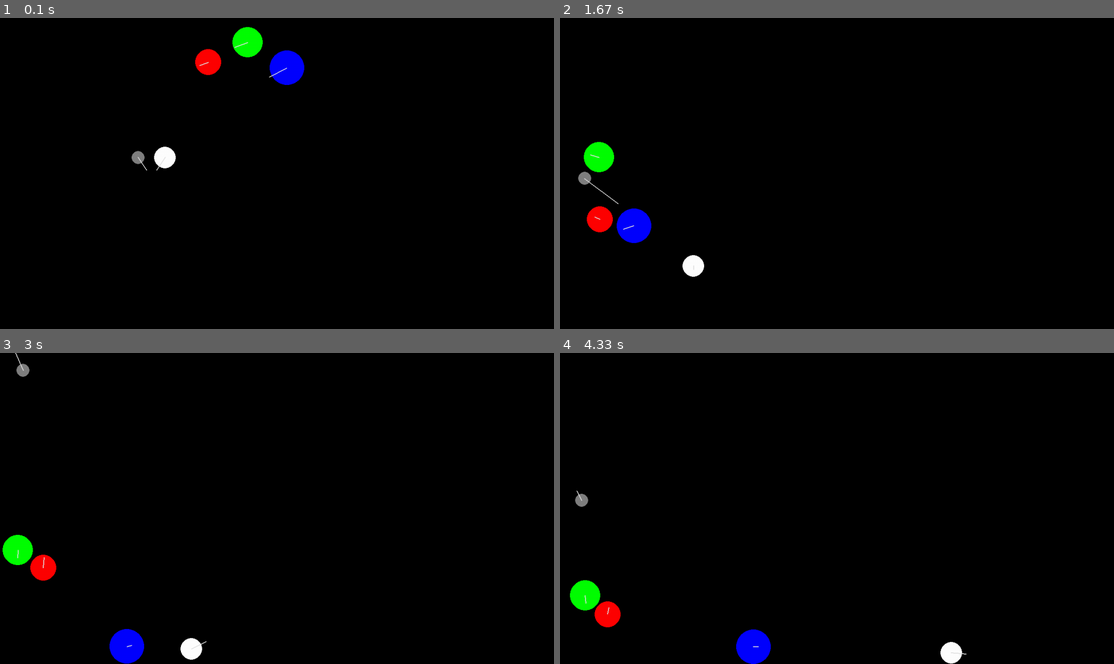
Above: before the commit, frames 1-4 (two rows, left to right).
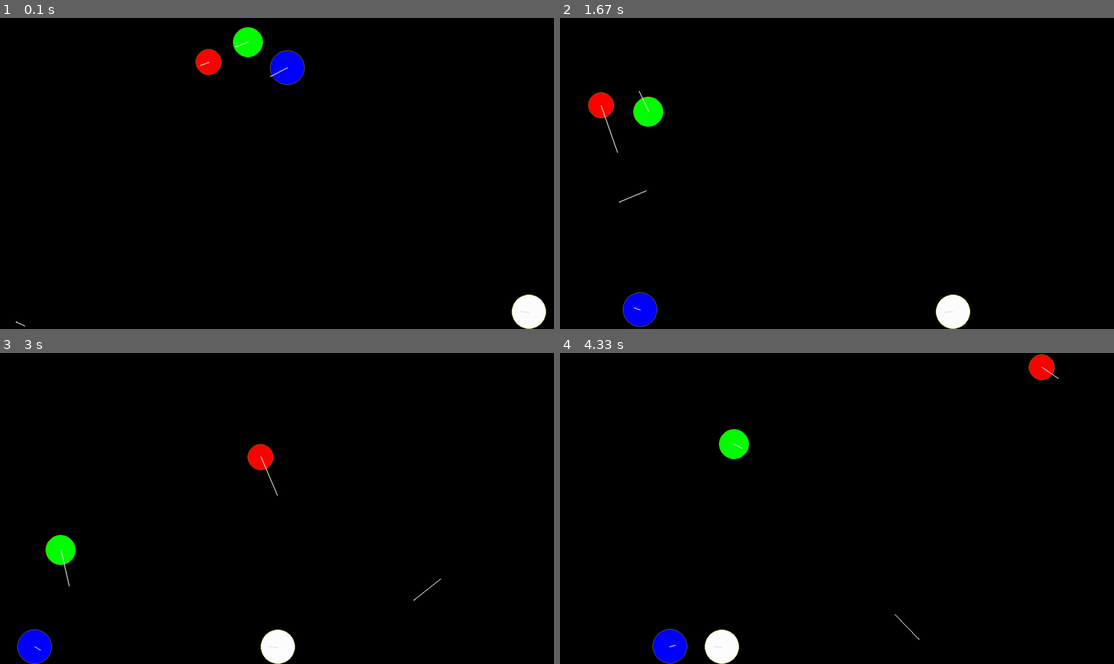
Above: after the commit, the same moments.

Repository: Archasmiel/pygame_bouncing-physics-ball
Game: pygame game, started from start.py
The game is run twice, just before and just after one commit, with the same random seed, the same clock (stepped at 60 frames per second) and the same inputs.
Inputs:
- Up to frame 1 (0.1 s): no input
- Up to frame 2 (1.67 s): no input
- Up to frame 3 (3 s): no input
- Up to frame 4 (4.33 s): no input

The runs differ from the first frame. In frame 1, 1.1% of the frame differs, in the area x 2-99%, y 2-100%; in frame 2, 3.5%, in the area x 3-75%, y 23-100%; in frame 3, 3.5%; in frame 4, 3.5%.

Commit message:
Upload 12.03.2022 - updated physics - balls now has improved colliding and rarely stuck in each other - updated borders - now balls receiving x and y coordinate of borders if collide

Diff:
--- a/libs/objects.py
+++ b/libs/objects.py
@@ -1,3 +1,5 @@
+from math import radians, cos, sin, atan
+
 import pygame
 from libs.physics import Physics
 from libs.types import Color
@@ -23,13 +25,28 @@
         self.color = color.color
         self.physics = physics
 
+    @staticmethod
+    def equalify(coord1, coord2, ineq, trig):
+        if coord1 > coord2:
+            coord1 += ineq * trig / 2
+            coord2 -= ineq * trig / 2
+        else:
+            coord1 -= ineq * trig / 2
+            coord2 += ineq * trig / 2
+
     def collide_with(self, ball):
         if self.ident != ball.ident:
             v1 = pygame.math.Vector2(self.physics.x0, self.physics.y0)
             v2 = pygame.math.Vector2(ball.physics.x0, ball.physics.y0)
             dist = v1.distance_to(v2)
+            angle = atan(v2.y-v1.y/v2.x-v1.x)
 
-            if dist < (self.r + ball.r + 5):
+            if dist < (self.r + ball.r):
+
+                inequality = self.r + ball.r - dist
+                self.equalify(self.physics.x0, ball.physics.x0, inequality, cos(angle))
+                self.equalify(self.physics.y0, ball.physics.y0, inequality, sin(angle))
+
                 ma, mb, m = self.mass, ball.mass, self.mass + ball.mass
                 vai = [self.physics.vx0, self.physics.vy0]
                 vbi = [ball.physics.vx0, ball.physics.vy0]
@@ -42,23 +59,28 @@
 
     def draw_ball(self, screen):
         pygame.draw.circle(screen, self.color, (round(self.physics.x0), round(self.physics.y0)), self.r)
+        pygame.draw.circle(screen, (128, 128, 0), (round(self.physics.x0), round(self.physics.y0)), self.r, 1)
         pygame.draw.line(screen, (225, 225, 225), (self.physics.x0, self.physics.y0),
                          (self.physics.x0 + self.physics.vx0 / 10, self.physics.y0 + self.physics.vy0 / 10), 2)
 
     def update_ball(self, screen, dt):
 
-        future = self.physics.gravity_predict(dt)
+        self.physics.gravity_update_x(dt)
+        if abs(self.physics.vx0) < 10 ** -8:
+            self.physics.vx0 = 0
+        if self.physics.x0 < self.r:
+            self.physics.vx0 = -self.physics.vx0 * self.physics.kx
+            self.physics.x0 = self.r
+        elif self.physics.x0 > (screen.get_width() - self.r):
+            self.physics.vx0 = -self.physics.vx0 * self.physics.kx
+            self.physics.x0 = screen.get_width() - self.r
 
-        if future.x0 < self.r or future.x0 > (screen.get_width() - self.r):
-            self.physics.vx0 = -self.physics.vx0 * self.physics.kx
-        else:
-            if abs(self.physics.vx0) < 10 ** -8:
-                self.physics.vx0 = 0
-            self.physics.gravity_update_x(dt)
-
-        if future.y0 < self.r or future.y0 > (screen.get_height() - self.r):
+        self.physics.gravity_update_y(dt)
+        if abs(self.physics.vy0) < 10 ** -8:
+            self.physics.vy0 = 0
+        if self.physics.y0 < self.r:
             self.physics.vy0 = -self.physics.vy0 * self.physics.ky
-        else:
-            if abs(self.physics.vy0) < 10 ** -8:
-                self.physics.vy0 = 0
-            self.physics.gravity_update_y(dt)
+            self.physics.y0 = self.r
+        elif self.physics.y0 > (screen.get_height() - self.r):
+            self.physics.vy0 = -self.physics.vy0 * self.physics.ky
+            self.physics.y0 = screen.get_height() - self.r
--- a/libs/physics.py
+++ b/libs/physics.py
@@ -17,13 +17,5 @@
         self.y0 += self.vy0 * dt + self.ay0 * (dt ** 2) / 2
         self.vy0 += self.ay0 * dt
 
-    def gravity_predict(self, dt):
-        return Physics(
-            (self.x0 + self.vx0 * dt + self.ax0 * dt ** 2 / 2, self.y0 + self.vy0 * dt + self.ay0 * dt ** 2 / 2),
-            (self.vx0 + self.ax0 * dt, self.vy0 + self.ay0 * dt),
-            (self.ax0, self.ay0),
-            (1-self.kx, 1-self.ky)
-        )
-
     def get_tuple(self):
         return (self.x0, self.y0), (self.vx0, self.vy0), (self.ax0, self.ay0)
--- a/start.py
+++ b/start.py
@@ -4,16 +4,16 @@
 from libs.objects import Ball
 from libs.physics import Physics
 
-FPS = 75
+FPS = 100
 W, H = 1280, 720
 
-surrounding = (0.3,  0.3)
+surrounding = (0.1,  0.1)
 acceleration = (0, 0)
-ball1 = Ball('id1', 15, 50, GREY, Physics((300, 300), (200, 200), acceleration, surrounding))
-ball2 = Ball('id2', 25, 150, WHITE, Physics((400, 300), (-200, 200), acceleration, surrounding))
-ball3 = Ball('id3', 30, 250, RED, Physics((500, 100), (-200, -20), acceleration, surrounding))
-ball4 = Ball('id4', 35, 350, GREEN, Physics((600, 50), (-300, 20), acceleration, surrounding))
-ball5 = Ball('id5', 40, 450, BLUE, Physics((700, 100), (-400, 120), acceleration, surrounding))
+ball1 = Ball('id1', 2, 10, GREY, Physics((20, H-20), (200, 0), acceleration, surrounding))
+ball2 = Ball('id2', 40, 10, WHITE, Physics((W-40, H-40), (-200, 0), acceleration, surrounding))
+ball3 = Ball('id3', 30, 25, RED, Physics((500, 100), (-200, -20), acceleration, surrounding))
+ball4 = Ball('id4', 35, 35, GREEN, Physics((600, 50), (-300, 20), acceleration, surrounding))
+ball5 = Ball('id5', 40, 45, BLUE, Physics((700, 100), (-400, 120), acceleration, surrounding))
 balls = [ball1, ball2, ball3, ball4, ball5]
 
 
